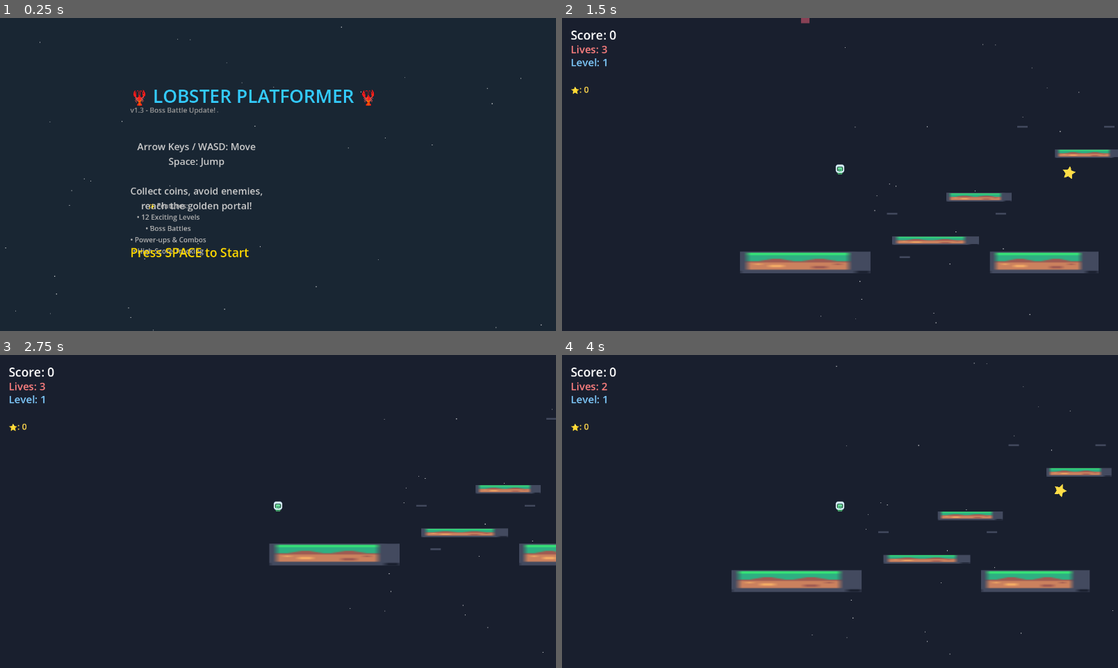
Above: before the commit, frames 1-4 (two rows, left to right).
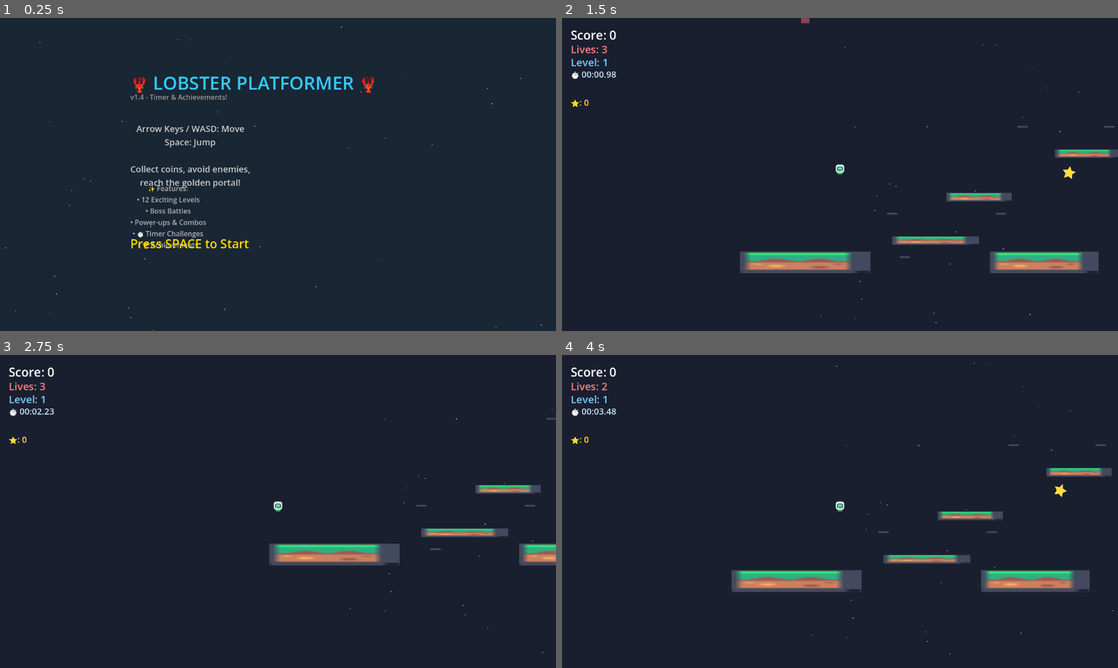
Above: after the commit, the same moments.

Repository: LungTakumi/ClawPlatformer
Game: Godot game, scene res://main.tscn
Same seed, same stepped clock (60 frames per second), same inputs: the game is played once before the commit and once after it.
Inputs (mouse positions are in pixels of both pictures, inside the frame that each line leads up to):
- Up to frame 1 (0.25 s): no input
- Up to frame 2 (1.5 s): tap Space (jump) at 0.5 s; move the mouse to (812, 237) at 0.52 s; hold W 0.53-1.25 s; hold Space (jump) 0.53-1.25 s; click (812, 237) at 0.67 s; drag from (1006, 221) to (1106, 168) at 1.27 s
- Up to frame 3 (2.75 s): move the mouse to (111, 464) at 2.02 s; hold Left (move_left) from 2.03 s (still down); hold Space (jump) from 2.03 s (still down); tap C at 2.1 s
- Up to frame 4 (4 s): release Left (move_left) at 2.75 s; release Space (jump) at 2.75 s; drag from (867, 511) to (1117, 423) at 2.77 s; move the mouse to (756, 433) at 3.52 s; hold S from 3.53 s (still down); hold Space (jump) from 3.53 s (still down); tap F at 3.6 s

The runs differ from the first frame. In frame 1, 4.6% of the frame differs, in the area x 23-68%, y 18-77%; in frame 2, 0.2%; in frame 3, 0.2%; in frame 4, 0.2%.
Error before the commit: Invalid access to property or key 'released' on a base object of type 'Button'. (res://main.gd:900)
Error after the commit: Invalid access to property or key 'released' on a base object of type 'Button'. (res://main.gd:1026)

Commit message:
v1.4 - Add Timer & Achievement System
- Added level timer tracking
- Added 8 achievements (first coin, coin collector, star gatherer, boss slayer, perfect fighter, combo master, speed runner, perfect level)
- Added achievement notification popups
- Added total play time tracking
- Added time bonus for fast completion
- Updated start screen with achievement count
- Updated version to v1.4

Diff:
--- a/coin.gd
+++ b/coin.gd
@@ -26,6 +26,12 @@
 		# Add score
 		get_tree().call_group("game", "add_score", 10)
 
+		# 🏆 Update coin collector achievement
+		var game = get_tree().get_first_node_in_group("game")
+		if game and game.has_method("update_achievement_progress"):
+			game.update_achievement_progress("coin_collector",
+				game.achievements["coin_collector"].get("progress", 0) + 1)
+
 func spawn_particles():
 	# Create particle burst effect using small ColorRects
 	for i in range(8):
--- a/main.gd
+++ b/main.gd
@@ -22,6 +22,25 @@
 var screen_shake = 0.0
 var audio_manager: Node = null  # 🔧 Fixed: Initialize audio manager
 
+# ⏱️ Timer system
+var level_start_time = 0.0
+var total_play_time = 0.0
+var current_level_time = 0.0
+
+# 🏆 Achievement system
+var achievements = {
+	"first_coin": {"name": "First Coin", "desc": "Collect your first coin", "unlocked": false},
+	"coin_collector": {"name": "Coin Collector", "desc": "Collect 100 coins", "unlocked": false, "progress": 0, "target": 100},
+	"star_gatherer": {"name": "Star Gatherer", "desc": "Collect 10 stars", "unlocked": false, "progress": 0, "target": 10},
+	"boss_slayer": {"name": "Boss Slayer", "desc": "Defeat the Red Dragon", "unlocked": false},
+	"no_damage_boss": {"name": "Perfect Fighter", "desc": "Defeat boss without taking damage", "unlocked": false},
+	"combo_master": {"name": "Combo Master", "desc": "Get a 10x combo", "unlocked": false},
+	"speed_runner": {"name": "Speed Runner", "desc": "Complete a level in under 30 seconds", "unlocked": false},
+	"perfect_level": {"name": "Perfect Level", "desc": "Complete a level without dying", "unlocked": false, "progress": 0, "target": 1}
+}
+var boss_damage_taken = false
+var level_deaths = 0
+
 func screen_shake_intensity(amount):
 	screen_shake = amount
 
@@ -38,6 +57,7 @@
 	add_to_group("game")
 	load_kenney_assets()
 	load_high_score()  # 💾 Load saved high score
+	load_achievements()  # 🏆 Load achievements
 	RenderingServer.set_default_clear_color(Color(0.1, 0.15, 0.2))
 	create_background_stars()
 	show_start_screen()
@@ -67,6 +87,66 @@
 		if save_file:
 			save_file.store_var(high_score)
 			save_file.close()
+
+# 🏆 Achievement system
+func load_achievements():
+	var save_file = FileAccess.open("user://achievements.dat", FileAccess.READ)
+	if save_file:
+		var data = save_file.get_var()
+		if data and typeof(data) == TYPE_DICTIONARY:
+			for key in data:
+				if achievements.has(key):
+					achievements[key] = data[key]
+		save_file.close()
+
+func save_achievements():
+	var save_file = FileAccess.open("user://achievements.dat", FileAccess.WRITE)
+	if save_file:
+		save_file.store_var(achievements)
+		save_file.close()
+
+func unlock_achievement(key):
+	if achievements.has(key) and not achievements[key].get("unlocked", false):
+		achievements[key]["unlocked"] = true
+		save_achievements()
+		show_achievement_notification(key)
+
+func update_achievement_progress(key, progress):
+	if achievements.has(key):
+		achievements[key]["progress"] = progress
+		if achievements[key].has("target") and progress >= achievements[key]["target"]:
+			unlock_achievement(key)
+
+func show_achievement_notification(key):
+	var ui = get_tree().get_first_node_in_group("ui")
+	if ui:
+		var ach = achievements[key]
+		var notif = Label.new()
+		notif.text = "🏆 Achievement Unlocked!\n" + ach["name"]
+		notif.horizontal_alignment = HORIZONTAL_ALIGNMENT_CENTER
+		notif.position = Vector2(200, 100)
+		notif.add_theme_font_size_override("font_size", 24)
+		notif.add_theme_color_override("font_color", Color(1, 0.85, 0.3))
+		notif.modulate.a = 0
+		ui.add_child(notif)
+
+		var tween = create_tween()
+		tween.tween_property(notif, "modulate:a", 1.0, 0.3)
+		tween.tween_interval(2.0)
+		tween.tween_property(notif, "modulate:a", 0.0, 0.5)
+		tween.tween_property(notif, "position:y", 50, 0.5)
+		tween.tween_callback(notif.queue_free)
+
+# ⏱️ Timer functions
+func start_level_timer():
+	level_start_time = Time.get_ticks_msec() / 1000.0
+	current_level_time = 0.0
+
+func get_level_time():
+	return current_level_time
+
+func get_total_time():
+	return total_play_time
 
 # Level data - now including Bonus Stage!
 var levels = [
@@ -412,6 +492,11 @@
 			if cam:
 				cam.offset = Vector2.ZERO
 
+		# Update level timer
+		if level_start_time > 0:
+			current_level_time = (Time.get_ticks_msec() / 1000.0) - level_start_time
+			update_timer_display()
+
 func show_start_screen():
 	game_started = false
 	clear_level()
@@ -423,41 +508,66 @@
 	var title = Label.new()
 	title.text = "🦞 LOBSTER PLATFORMER 🦞"
 	title.horizontal_alignment = HORIZONTAL_ALIGNMENT_CENTER
-	title.position = Vector2(300, 150)
+	title.position = Vector2(300, 120)
 	title.add_theme_font_size_override("font_size", 42)
 	title.add_theme_color_override("font_color", Color(0.2, 0.8, 1))
 	canvas.add_child(title)
 
 	# Version info
 	var version = Label.new()
-	version.text = "v1.3 - Boss Battle Update!"
+	version.text = "v1.4 - Timer & Achievements!"
 	version.horizontal_alignment = HORIZONTAL_ALIGNMENT_CENTER
-	version.position = Vector2(300, 200)
+	version.position = Vector2(300, 170)
 	version.add_theme_font_size_override("font_size", 16)
 	version.add_theme_color_override("font_color", Color(0.6, 0.6, 0.6))
 	canvas.add_child(version)
 
+	# High score
+	if high_score > 0:
+		var hs = Label.new()
+		hs.text = "🏆 High Score: " + str(high_score)
+		hs.horizontal_alignment = HORIZONTAL_ALIGNMENT_CENTER
+		hs.position = Vector2(300, 195)
+		hs.add_theme_font_size_override("font_size", 18)
+		hs.add_theme_color_override("font_color", Color(1, 0.85, 0.3))
+		canvas.add_child(hs)
+
 	var instr = Label.new()
 	instr.text = "Arrow Keys / WASD: Move\nSpace: Jump\n\nCollect coins, avoid enemies,\nreach the golden portal!"
 	instr.horizontal_alignment = HORIZONTAL_ALIGNMENT_CENTER
-	instr.position = Vector2(300, 280)
-	instr.add_theme_font_size_override("font_size", 22)
+	instr.position = Vector2(300, 240)
+	instr.add_theme_font_size_override("font_size", 20)
 	instr.add_theme_color_override("font_color", Color(0.8, 0.8, 0.8))
 	canvas.add_child(instr)
 
 	# Features list
 	var features = Label.new()
-	features.text = "✨ Features:\n• 12 Exciting Levels\n• Boss Battles\n• Power-ups & Combos\n• High Score Tracking"
+	features.text = "✨ Features:\n• 12 Exciting Levels\n• Boss Battles\n• Power-ups & Combos\n• ⏱️ Timer Challenges\n• 🏆 Achievements"
 	features.horizontal_alignment = HORIZONTAL_ALIGNMENT_CENTER
-	features.position = Vector2(300, 420)
+	features.position = Vector2(300, 380)
 	features.add_theme_font_size_override("font_size", 16)
 	features.add_theme_color_override("font_color", Color(0.7, 0.7, 0.7))
 	canvas.add_child(features)
 
+	# Show unlocked achievements count
+	var unlocked_count = 0
+	for key in achievements:
+		if achievements[key].get("unlocked", false):
+			unlocked_count += 1
+
+	if unlocked_count > 0:
+		var ach = Label.new()
+		ach.text = "🏆 Achievements: " + str(unlocked_count) + "/" + str(achievements.size())
+		ach.horizontal_alignment = HORIZONTAL_ALIGNMENT_CENTER
+		ach.position = Vector2(300, 460)
+		ach.add_theme_font_size_override("font_size", 16)
+		ach.add_theme_color_override("font_color", Color(0.8, 0.9, 1))
+		canvas.add_child(ach)
+
 	var start = Label.new()
 	start.text = "Press SPACE to Start"
 	start.horizontal_alignment = HORIZONTAL_ALIGNMENT_CENTER
-	start.position = Vector2(300, 520)
+	start.position = Vector2(300, 500)
 	start.add_theme_font_size_override("font_size", 28)
 	start.add_theme_color_override("font_color", Color(1, 0.85, 0))
 	canvas.add_child(start)
@@ -511,6 +621,8 @@
 	current_level = 0
 	score = 0
 	lives = 3
+	total_play_time = 0.0
+	level_deaths = 0
 	setup_level(current_level)
 
 func setup_level(level_index):
@@ -523,6 +635,11 @@
 
 	var level = levels[level_index]
 	RenderingServer.set_default_clear_color(level.get("bg_color", Color(0.1, 0.12, 0.18)))
+
+	# ⏱️ Start level timer
+	start_level_timer()
+	level_deaths = 0
+	boss_damage_taken = false
 
 	# Show level name
 	show_level_name(level.get("name", "Level " + str(level_index + 1)))
@@ -867,11 +984,20 @@
 	level_label.add_theme_color_override("font_color", Color(0.5, 0.8, 1))
 	canvas.add_child(level_label)
 
+	# ⏱️ Timer label
+	var timer_label = Label.new()
+	timer_label.name = "TimerLabel"
+	timer_label.text = "⏱️ 00:00.00"
+	timer_label.position = Vector2(20, 115)
+	timer_label.add_theme_font_size_override("font_size", 20)
+	timer_label.add_theme_color_override("font_color", Color(0.8, 0.9, 1))
+	canvas.add_child(timer_label)
+
 	# Combo label
 	var combo_label = Label.new()
 	combo_label.name = "ComboLabel"
 	combo_label.text = ""
-	combo_label.position = Vector2(20, 120)
+	combo_label.position = Vector2(20, 150)
 	combo_label.add_theme_font_size_override("font_size", 22)
 	combo_label.add_theme_color_override("font_color", Color(1, 0.8, 0.2))
 	canvas.add_child(combo_label)
@@ -880,7 +1006,7 @@
 	var star_label = Label.new()
 	star_label.name = "StarLabel"
 	star_label.text = "⭐: 0"
-	star_label.position = Vector2(20, 150)
+	star_label.position = Vector2(20, 180)
 	star_label.add_theme_font_size_override("font_size", 20)
 	star_label.add_theme_color_override("font_color", Color(1, 0.85, 0.3))
 	canvas.add_child(star_label)
@@ -930,6 +1056,17 @@
 		if lv and player: lv.text = "Lives: " + str(player.lives)
 		if star_lbl: star_lbl.text = "⭐: " + str(stars_collected)
 		update_combo_display()
+		update_timer_display()
+
+func update_timer_display():
+	var ui = get_tree().get_first_node_in_group("ui")
+	if ui:
+		var tl = ui.get_node_or_null("TimerLabel")
+		if tl:
+			var mins = int(current_level_time) / 60
+			var secs = int(current_level_time) % 60
+			var ms = int((current_level_time - floor(current_level_time)) * 100)
+			tl.text = "⏱️ %02d:%02d.%02d" % [mins, secs, ms]
 
 func update_combo_display():
 	var ui = get_tree().get_first_node_in_group("ui")
@@ -959,17 +1096,27 @@
 	score += bonus
 	update_ui_labels()
 
-	# Light shake on coin collect
+	# 🏆 Check achievements
 	if points == 25:  # Enemy kill
 		screen_shake_intensity(5)
+
+	# Combo achievements
+	if combo >= 10:
+		unlock_achievement("combo_master")
 
 # 🌟 Called when player collects a star
 func collect_star():
 	stars_collected += 1
 	update_ui_labels()
 
+	# 🏆 Star achievements
+	update_achievement_progress("star_gatherer", stars_collected)
+
 func _update_lives():
 	update_ui_labels()
+
+func track_death():
+	level_deaths += 1
 
 func next_level():
 	current_level += 1
@@ -978,6 +1125,14 @@
 		# Show victory screen instead of looping
 		show_victory()
 	else:
+		# 🏆 Check speed runner achievement
+		if current_level_time < 30:
+			unlock_achievement("speed_runner")
+
+		# 🏆 Check perfect level achievement (no deaths)
+		if level_deaths == 0:
+			update_achievement_progress("perfect_level", achievements["perfect_level"].get("progress", 0) + 1)
+
 		setup_level(current_level)
 		# Check if next level is boss level
 		if levels[current_level].get("is_boss", false):
@@ -1027,6 +1182,15 @@
 	# Save high score
 	save_high_score()
 
+	# 🏆 Unlock boss slayer achievement
+	unlock_achievement("boss_slayer")
+	if not boss_damage_taken:
+		unlock_achievement("no_damage_boss")
+
+	# Add total time to score bonus
+	var time_bonus = max(0, 300 - int(total_play_time))  # Time bonus
+	score += time_bonus
+
 	var ui = get_tree().get_first_node_in_group("ui")
 	if ui:
 		if ui.has_node("VictoryOverlay"): ui.get_node("VictoryOverlay").queue_free()
@@ -1041,12 +1205,16 @@
 		overlay.color = Color(0.05, 0.1, 0.15, 0.9)
 		ui.add_child(overlay)
 
+		# Format total time
+		var mins = int(total_play_time) / 60
+		var secs = int(total_play_time) % 60
+
 		var victory = Label.new()
 		victory.name = "VictoryText"
-		victory.text = "🏆 VICTORY! 🏆\n\n" + "You completed all levels!\n\n" + "Final Score: " + str(score) + "\n" + "Stars: " + str(stars_collected) + "\n" + "High Score: " + str(high_score) + "\n\n" + "Press SPACE to Play Again"
+		victory.text = "🏆 VICTORY! 🏆\n\n" + "You completed all levels!\n\n" + "Final Score: " + str(score) + "\n" + "Stars: " + str(stars_collected) + "\n" + "Time: %02d:%02d" % [mins, secs] + "\n" + "High Score: " + str(high_score) + "\n\n" + "Press SPACE to Play Again"
 		victory.horizontal_alignment = HORIZONTAL_ALIGNMENT_CENTER
-		victory.position = Vector2(200, 200)
-		victory.add_theme_font_size_override("font_size", 36)
+		victory.position = Vector2(200, 180)
+		victory.add_theme_font_size_override("font_size", 32)
 		victory.add_theme_color_override("font_color", Color(1, 0.85, 0.3))
 		ui.add_child(victory)
 
--- a/player.gd
+++ b/player.gd
@@ -169,6 +169,9 @@
 		return
 	is_dead = true
 	lives -= 1
+
+	# Track level deaths for achievements
+	get_tree().call_group("game", "track_death")
 
 	if lives > 0:
 		var tween = create_tween()
Not shown, changed: DEVLOG.md
Not shown, changed: README.md
